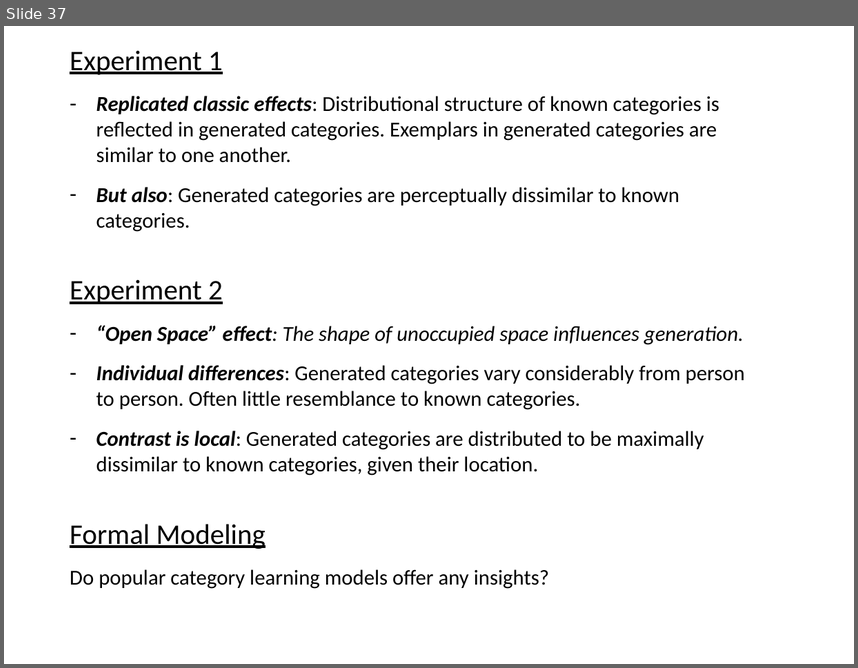
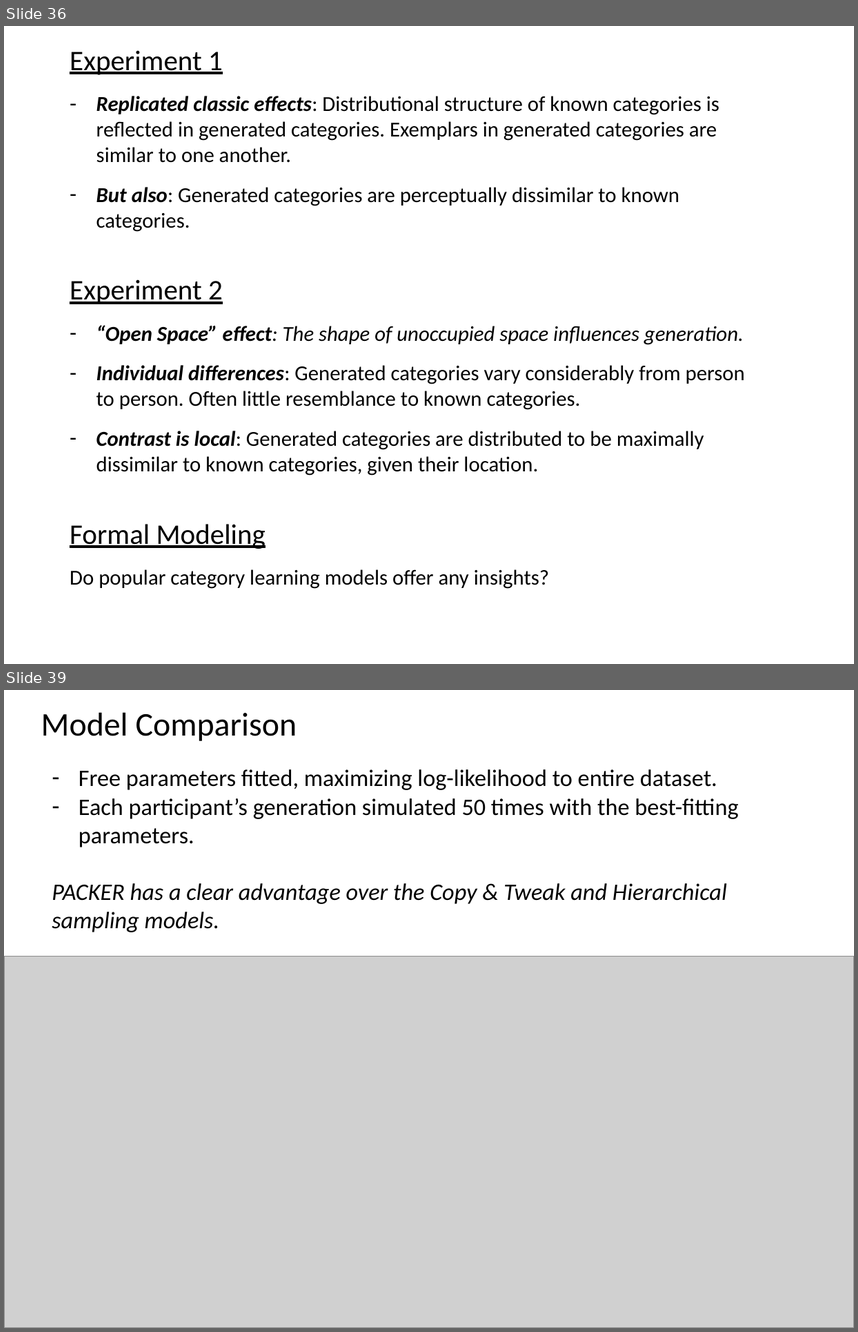
Before and after one commit to AusterweilLab/generating_categories, a slide deck: Presentations/ccn-bbag-march-2-2017.pptx. Shown one above the other, each under a label of ours: slide 37 before the commit, slides 36 and 39 after it; the slides between them are not shown. The pictures are 858x668 and 858x1332 pixels, drawn with LibreOffice and Linux fonts; fonts in the diff are those of the drawing; grey boxes stand for pictures. Boxes give left, top, right and bottom in pixels: in the first picture for what was removed or moved away, otherwise in the second. Text is boxed around its words. In the diff, an @@ line names an element or a change of style, - is before the commit and + after.

```diff
--- a/Presentations/ccn-bbag-march-2-2017.pptx
+++ b/Presentations/ccn-bbag-march-2-2017.pptx
@@ slide 39 added at bbox=[4, 690, 854, 1328], background #FFFFFF @@
@@ text added at bbox=[41, 712, 297, 741], 28 pt, text #000000 @@
+Model Comparison
@@ text added at bbox=[52, 769, 738, 932], 20 pt, text #000000 @@
+– Free parameters fitted, maximizing log-likelihood to entire dataset.
+– Each participant’s generation simulated 50 times with the best-fitting parameters.
+PACKER has a clear advantage over the Copy & Tweak and Hierarchical sampling models.
@@ picture added at bbox=[4, 956, 854, 1328] @@
@@ what was slide 37 is now slide 36 @@
```
Also in this commit, not shown: 2 slides changed, 6 other slides added, 4 slides removed, 2 other files.
